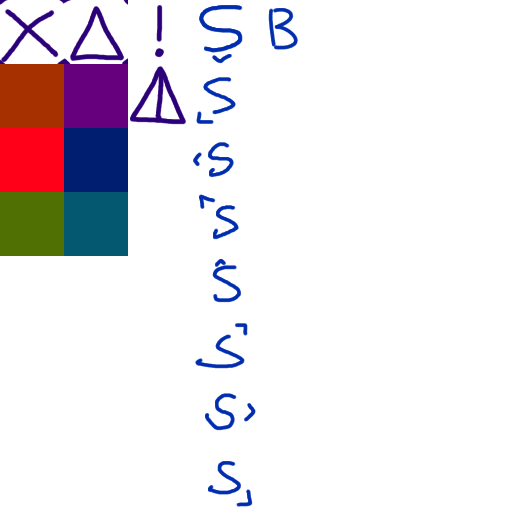
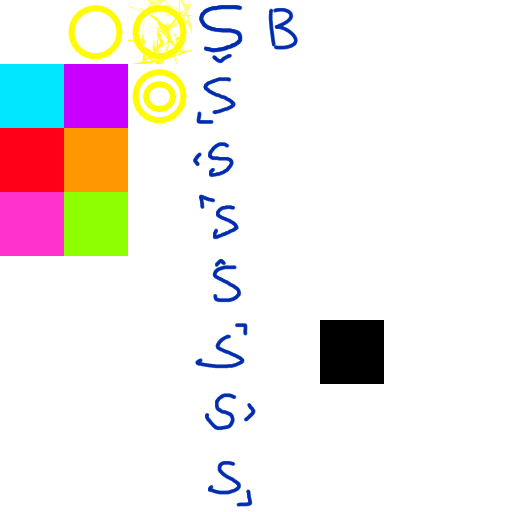
Comparing the layer stacks of the two w=512, h=512 images. Changes:
renamed "Paint Layer 2 (pasted)" to "Background", painted on it over [0, 0, 384, 384]
removed layer "root Merged" over [0, 0, 192, 256]
